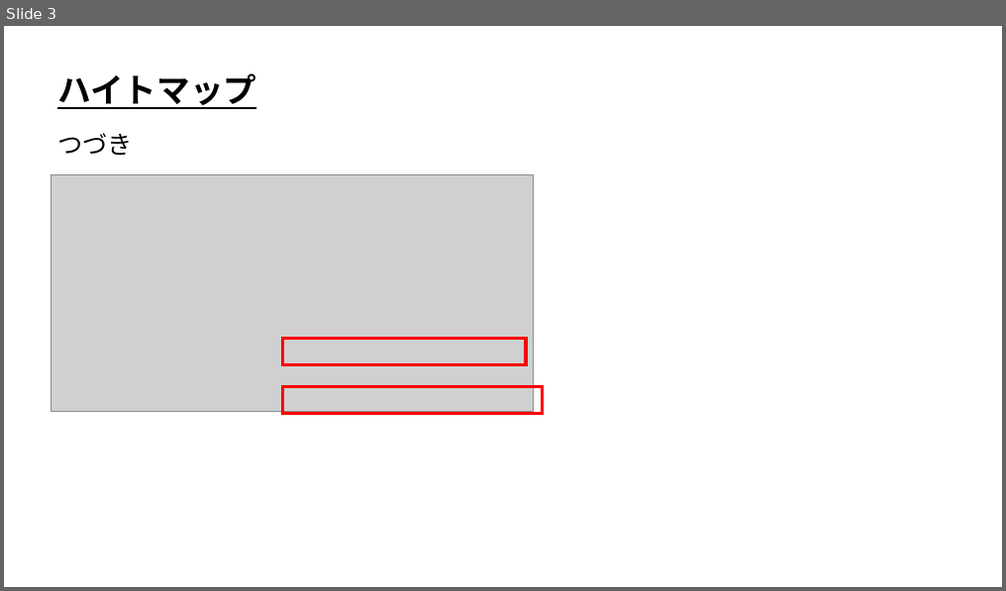
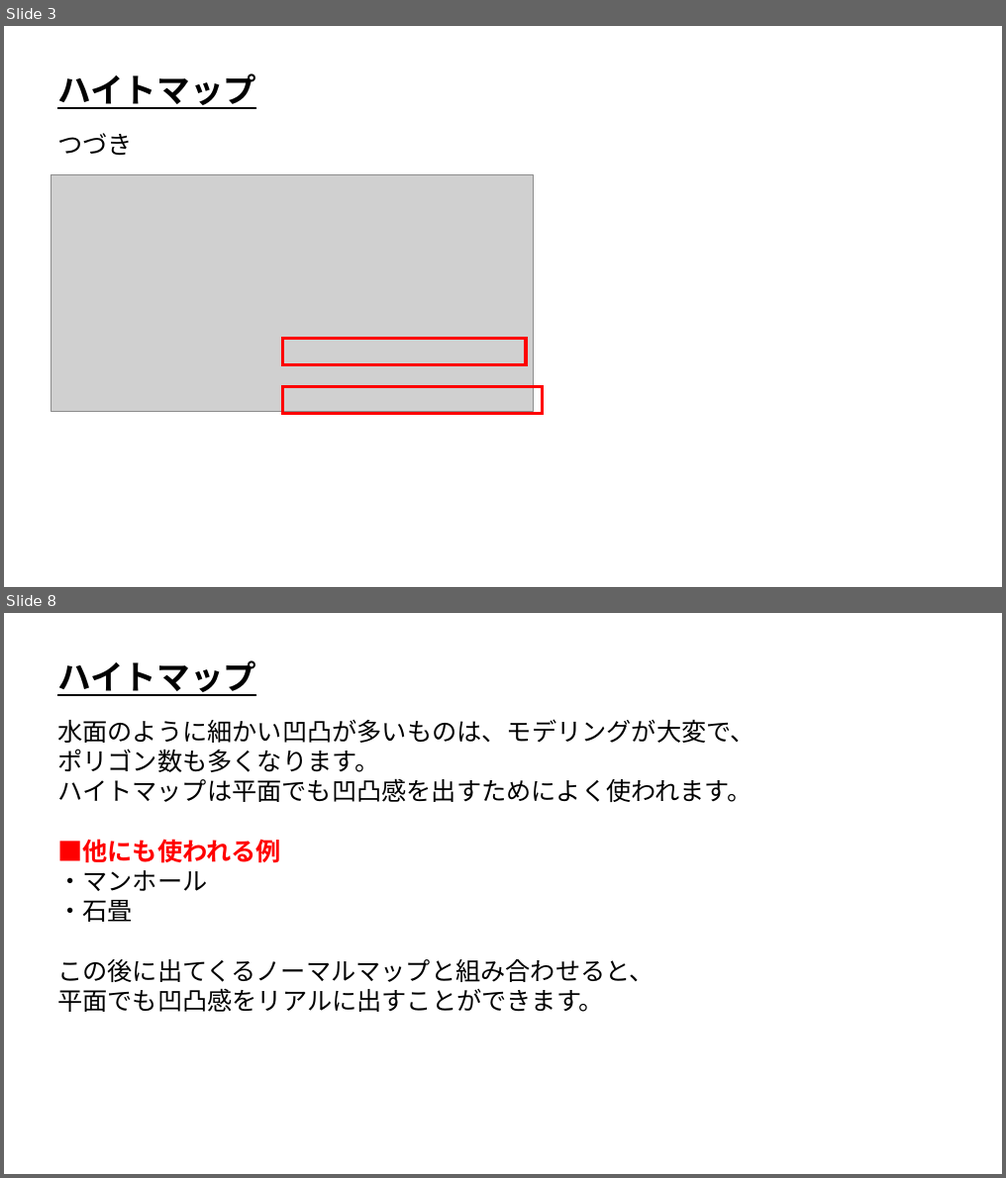
Before and after one commit to ArakiYusuke-Ohara/Textbook, a slide deck: ゲーム科2年/01_後期/ゲームプログラミング応用Ⅰ/04_ハイトマップ.pptx. Shown one above the other, each under a label of ours: slide 3 before the commit, slides 3 and 8 after it; the slides between them are not shown. The pictures are 1006x591 and 1006x1178 pixels, drawn with LibreOffice and Linux fonts; fonts in the diff are those of the drawing; grey boxes stand for pictures. Boxes give left, top, right and bottom in pixels: in the first picture for what was removed or moved away, otherwise in the second. Text is boxed around its words. In the diff, an @@ line names an element or a change of style, - is before the commit and + after.

```diff
--- a/ゲーム科2年/01_後期/ゲームプログラミング応用Ⅰ/04_ハイトマップ.pptx
+++ b/ゲーム科2年/01_後期/ゲームプログラミング応用Ⅰ/04_ハイトマップ.pptx
@@ slide 8 added at (x1=4, y1=613, x2=1002, y2=1174), background #FFFFFF @@
@@ text added at (x1=57, y1=661, x2=256, y2=696), 32 pt, text #000000, bold, underline @@
+ハイトマップ
@@ text added at (x1=57, y1=719, x2=755, y2=1012), 24 pt, text #000000 @@
+水面のように細かい凹凸が多いものは、モデリングが大変で、
+ポリゴン数も多くなります。
+ハイトマップは平面でも凹凸感を出すためによく使われます。
+■他にも使われる例
+・マンホール
+・石畳
+この後に出てくるノーマルマップと組み合わせると、
+平面でも凹凸感をリアルに出すことができます。
```
Also in this commit, not shown: 5 other slides added, 2 other files.
